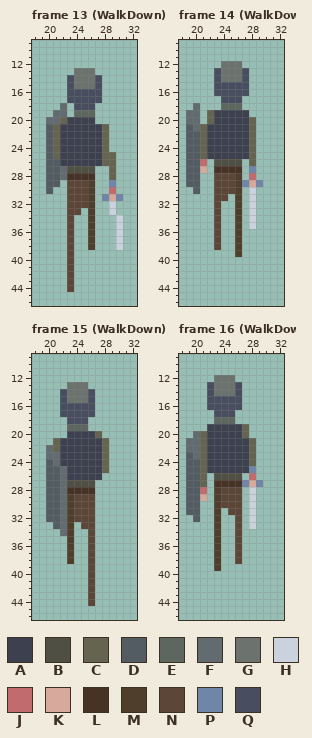
A pixel-art file gets an edit: battleground2d/Assets/Animations/2D/Enemy/Enemy_Spites_Main.ase. The picture above was drawn from the file before the commit.
50x50 pixels, 53 frames. Shown: frame 13 (WalkDown): x 18..32, y 9..46; frame 14 (WalkDown): x 18..32, y 9..46; frame 15 (WalkDown): x 18..32, y 9..46; frame 16 (WalkDown): x 18..32, y 9..46.
Palette (. is transparent): A #3d414f  B #4f4f43  C #646450  D #525c62  E #5d665f  F #626b70  G #6c736e  H #cad2de  J #c26b6f  K #d7a99c  L #473226  M #4f3e2c  N #5c4638  P #6f86a8  Q #484e60
Pixels before, frame 13 (WalkDown), first column x 20:
13 ....GGG....
14 ...QGGGQ...
15 ...QGGGQ...
16 ...QQQQQ...
17 ...QQQQQ...
18 ..F.QQQ....
19 .FF.EEE....
20 FFCAAAA....
21 DCAAAAAAC..
22 DCAAAAAAC..
23 DCAAAAAAC..
24 DCAAAAAAC..
25 DCAAAAAACC.
26 DDAAAAAACC.
27 DDFBBBB..C.
28 DDFLLLL..C.
29 DD.NNNM..P.
30 D..NNNM..J.
31 ...NNNM.PKP
32 ...NNNM..H.
33 ...NN.M..H.
34 ...N..M...H
35 ...N..M...H
36 ...N..M...H
37 ...N..M...H
38 ...N..M...H
39 ...N.......
40 ...N.......
41 ...N.......
42 ...N.......
43 ...N.......
44 ...N.......
Pixels before, frame 14 (WalkDown), first column x 19:
12 .....GGG...
13 ....QGGGQ..
14 ....QGGGQ..
15 ....QQQQQ..
16 ....QQQQQ..
17 .....QQQ...
18 .F...EEE...
19 FF.CAAAAA..
20 FF.CAAAAAC.
21 DFCAAAAAAC.
22 DDCAAAAAAC.
23 DDCAAAAAAC.
24 DDCAAAAAAC.
25 DDCAAAAAAC.
26 DDJ.BBBB.C.
27 DDK.LLLL.P.
28 DD..NNNM.J.
29 DD..NNNMPKP
30 .D..NNNM.H.
31 ....NN.M.H.
32 ....N..M.H.
33 ....N..M.H.
34 ....N..M.H.
35 ....N..M.H.
36 ....N..M...
37 ....N..M...
38 ....N..M...
39 .......M...
Pixels before, frame 15 (WalkDown), first column x 20:
13 ...GGG...
14 ..QGGGQ..
15 ..QGGGQ..
16 ..QQQQQ..
17 ..QQQQQ..
18 ...QQQ...
19 ...EEE...
20 ...AAAAC.
21 .CAAAAAAC
22 FCAAAAAAC
23 FFAAAAAAC
24 DFAAAAAAC
25 DDFAAAAAC
26 DDFAAAAA.
27 DDFBBBB..
28 DDFLLLL..
29 DDFMNNN..
30 DDFMNNN..
31 DDFMNNN..
32 DDFMNNN..
33 .DFM.NN..
34 ..FM..N..
35 ...M..N..
36 ...M..N..
37 ...M..N..
38 ...M..N..
39 ......N..
40 ......N..
41 ......N..
42 ......N..
43 ......N..
44 ......N..
Pixels before, frame 16 (WalkDown), first column x 19:
12 ....GGG....
13 ...QGGGQ...
14 ...QGGGQ...
15 ...QQQQQ...
16 ...QQQQQ...
17 ....QQQ....
18 ....EEE....
19 ...AAAAAC..
20 .FCAAAAAC..
21 FFCAAAAAAC.
22 FFCAAAAAAC.
23 DFCAAAAAAC.
24 DDCAAAAAAC.
25 DDCAAAAAAP.
26 DDC.BBBB.J.
27 DDC.LLLLPKP
28 DDJ.MNNN.H.
29 DDK.MNNN.H.
30 DD..MNNN.H.
31 DD..M.NN.H.
32 .D..M..N.H.
33 ....M..N.H.
34 ....M..N...
35 ....M..N...
36 ....M..N...
37 ....M..N...
38 ....M..N...
39 ....M......
After:
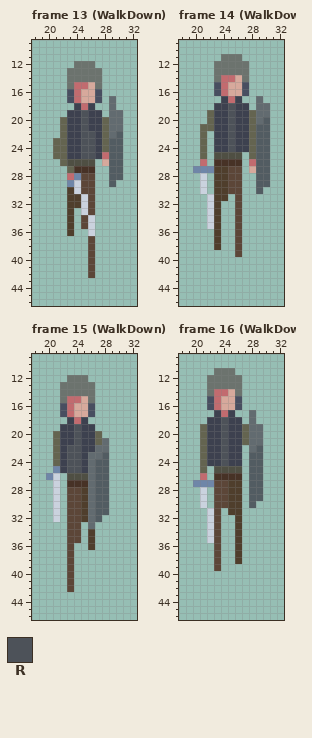
Colours new in this view: R #4d5259
Difference:
Changed rows in their new state; - is an unchanged pixel.
Frame 13 (WalkDown):
first column x 20:
12 ----GGG----
13 ---G---G---
14 ---G---G---
15 ---GJJKG---
16 ----JKK----
17 ----JKK--F-
18 --.-AJA--F-
19 -..AARAA-FF
20 ..---R-ACFF
21 ..C--R---FF
22 ..C--RR--FD
23 .-C--RR--DD
24 .-C--RR--DD
25 .-C--RR-JDD
26 ..CBBBB.KDD
27 ...CLLL--DD
28 ...JPNN--DD
29 ..-PH-N--D-
30 .--MH-N--.-
31 ---MMHN-...
32 ---MMHN--.-
33 ---M.HN--.-
34 ---M-NH---.
35 ---M-NH---.
36 ---M--H---.
37 ---.--N---.
38 ---.--N---.
39 ---.--N----
40 ---.--N----
41 ---.--N----
42 ---.--N----
43 ---.-------
44 ---.-------
Frame 14 (WalkDown):
first column x 19:
11 -----GGG----
12 ----G---G---
13 ----G---G---
14 ----GJJKG---
15 -----JKK----
16 -----JKK----
17 -----AJA--F-
18 -.--AARAA-FF
19 ..----R--CFF
20 ..----R---FD
21 ..-C--R---DD
22 ..-.--R---DD
23 ..-.--R---DD
24 ..-.--R---DD
25 ..-.BBBB.-DD
26 ..--LLLL-JDD
27 .PPPMMNN-KDD
28 ..H-MM-N-.DD
29 ..H-MM-N..DD
30 -.H-MM-N-.D-
31 ---HMM-N-.--
32 ---HM--N-.--
33 ---HM--N-.--
34 ---HM--N-.--
35 ---HM--N-.--
36 ----M--N----
37 ----M--N----
38 ----M--N----
39 -------N----
Frame 15 (WalkDown):
first column x 20:
12 ---GGG---
13 --G---G--
14 --G---G--
15 --GJJKG--
16 ---JKK---
17 ---JKK---
18 ---AJA---
19 --AARAA--
20 -CA-R----
21 ----R--CF
22 .--RR--FF
23 .C-RR-FFD
24 .C-RR-FDD
25 .PARR-FDD
26 PH.BBBFDD
27 .H.LLLFDD
28 .H.NNMFDD
29 .H.N-MFDD
30 .H.N-MFDD
31 .H.N-MFDD
32 .H.N-MFD-
33 -..NN.F--
34 --.NN-M--
35 ---NN-M--
36 ---N--M--
37 ---N--.--
38 ---N--.--
39 ---N--.--
40 ---N--.--
41 ---N--.--
42 ---N--.--
43 ------.--
44 ------.--
Frame 16 (WalkDown):
first column x 19:
11 ----GGG----
12 ---G---G---
13 ---G---G---
14 ---GJJKG---
15 ----JKK----
16 ----JKK----
17 ----AJA--F-
18 ---AARAA-F-
19 --C--R---FF
20 -.---R---FF
21 ..---R--CFF
22 ..---R--.FD
23 ..---R--.DD
24 ..---R--.DD
25 ..-.BBBB.DD
26 ..J-LLLL-DD
27 .PPPNNMM.DD
28 ..H-N-MM-DD
29 ..H-N-MM-DD
30 ..H-N-MM-D-
31 ..-HN-MM-.-
32 -.-HN--M-.-
33 ---HN--M-.-
34 ---HN--M---
35 ---HN--M---
36 ----N--M---
37 ----N--M---
38 ----N--M---
39 ----N------
Changed places in both pictures, as pixel boxes (x1, y1, x2, y2):
changed: (46, 61, 123, 292)
changed: (186, 54, 270, 257)
changed: (46, 375, 109, 606)
changed: (186, 368, 263, 571)
